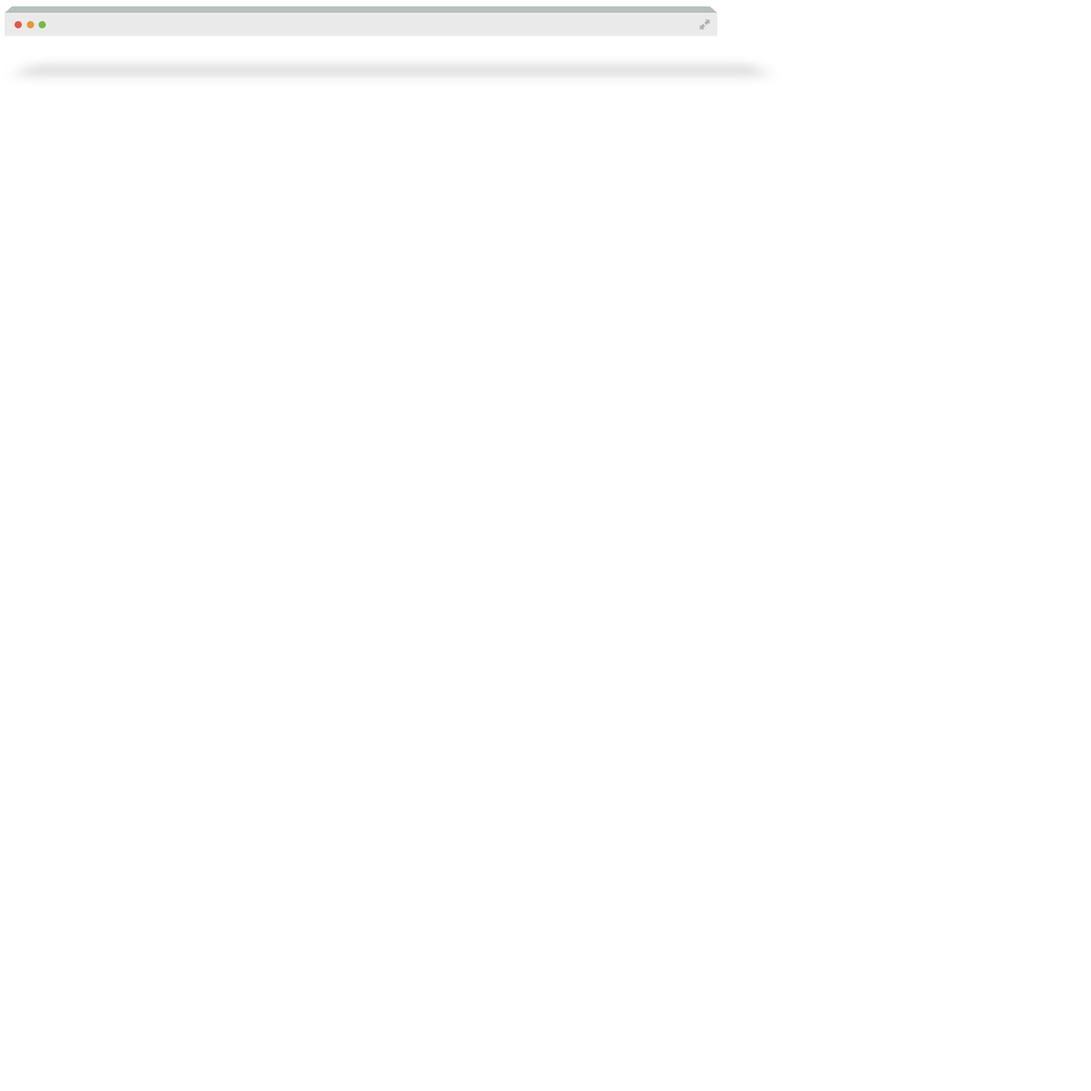
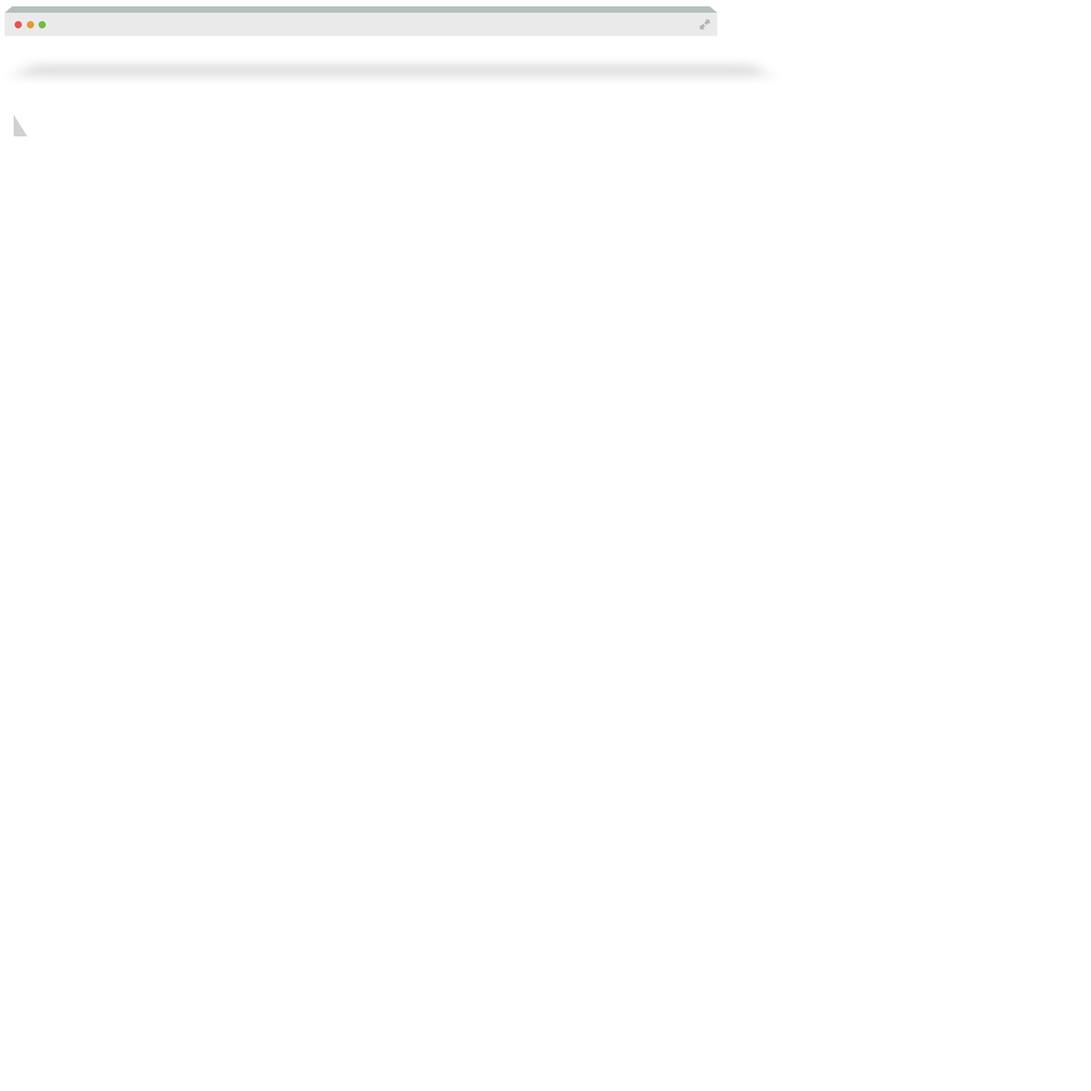
Before/after of a (1091, 1091) layered artwork. What changed in the layer stack:
added layer "Rectangle 18" above "product-pic-shadow" over [13, 114, 28, 137]
